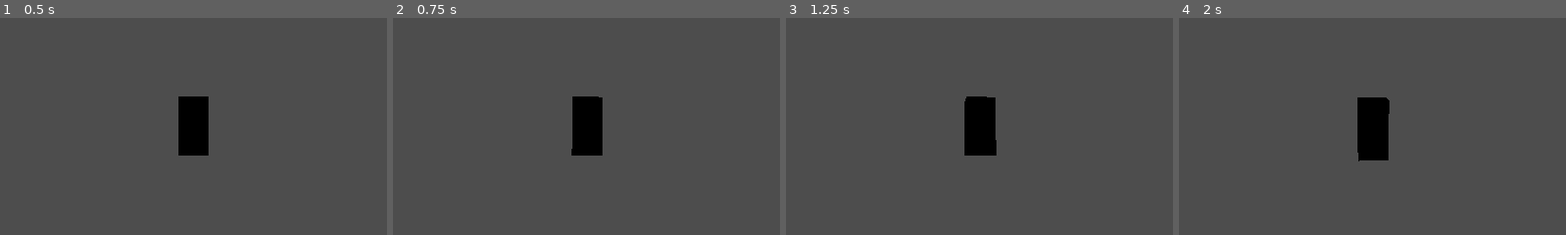
Above: before the commit, frames 1-4 (left to right).
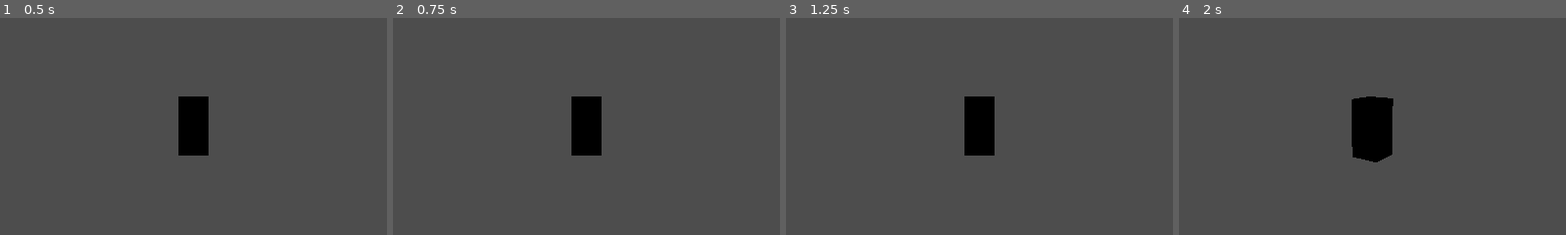
Above: after the commit, the same moments.

Repository: Paladinking/Trekorn
Game: Godot game, scene res://ScenesAndScripts/Characters/player.tscn
Same seed, same stepped clock (60 frames per second), same inputs: the game is played once before the commit and once after it. This scene is started directly instead of the project's main scene.
Inputs:
- Up to frame 1 (0.5 s): no input
- Up to frame 2 (0.75 s): tap Enter at 0.5 s; hold D (go_right) from 0.53 s (still down); hold Space (jump) from 0.53 s (still down)
- Up to frame 3 (1.25 s): keep holding D (go_right); keep holding Space (jump)
- Up to frame 4 (2 s): release D (go_right) at 1.28 s; release Space (jump) at 1.28 s; hold S (go_backward) from 1.28 s (still down); tap Up (look_down) at 1.35 s; tap Space (jump) at 1.52, 1.55, 1.82 s
The pictures show only the part of the screen within x 25-75%, y 28-78%; the shares and areas given below are measured in that part.

Frame 1 is identical in both runs. In frame 2, 0.1% of the frame differs, in the area x 46-55%, y 36-64%; in frame 3, 0.1%; in frame 4, 0.7%, in the area x 44-56%, y 36-67%.

Commit message:
player model rotates

Diff:
--- a/ScenesAndScripts/Characters/player.gd
+++ b/ScenesAndScripts/Characters/player.gd
@@ -51,16 +51,15 @@
 			velocity.y = JUMP_VELOCITY
 
 		elif is_on_wall_only():
-			if Input.is_action_pressed("jump"):
-				jumping = MAX_JUMP_TIME
-				var collision : KinematicCollision3D = get_last_slide_collision()
-				var jump_direction = collision.get_position().direction_to(global_position)
-				jump_direction.y = 0
-				jump_direction = jump_direction.normalized() * 0.5
-				if jump_direction.dot(direction) > 0:
-					jump_direction = direction
-				velocity += jump_direction * JUMP_VELOCITY
-				velocity.y = JUMP_VELOCITY
+			jumping = MAX_JUMP_TIME
+			var collision : KinematicCollision3D = get_last_slide_collision()
+			var jump_direction = collision.get_position().direction_to(global_position)
+			jump_direction.y = 0
+			jump_direction = jump_direction.normalized() * 0.5
+			if jump_direction.dot(direction) > 0:
+				jump_direction = direction
+			velocity += jump_direction * JUMP_VELOCITY
+			velocity.y = JUMP_VELOCITY
 
 	if not is_on_floor():
 		velocity.y -= gravity * delta
@@ -75,7 +74,7 @@
 		else:
 			jumping = 0.0
 
-	$Model.rotation.y = -velocity.signed_angle_to(Vector3.RIGHT, Vector3.UP)
+	$Model.rotation.y = -Vector3(velocity.x, 0, velocity.z).signed_angle_to(Vector3.RIGHT, Vector3.UP)
 	#if velocity.is_zero_approx():
 		#$Model/AnimationPlayer.play("Idle")
 
